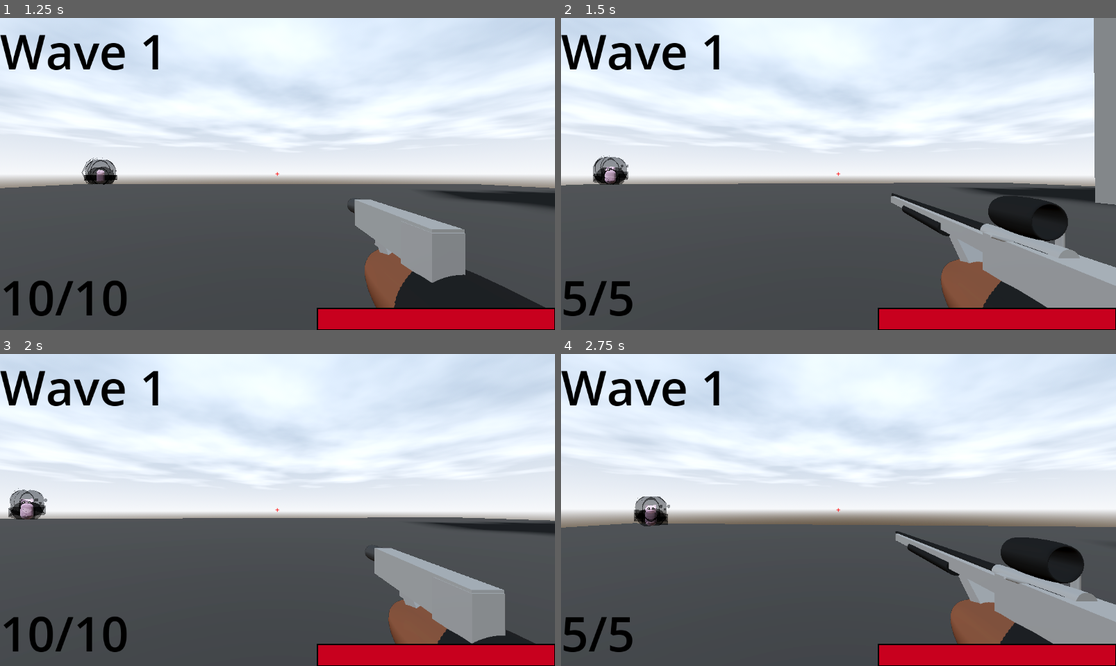
Above: before the commit, frames 1-4 (two rows, left to right).
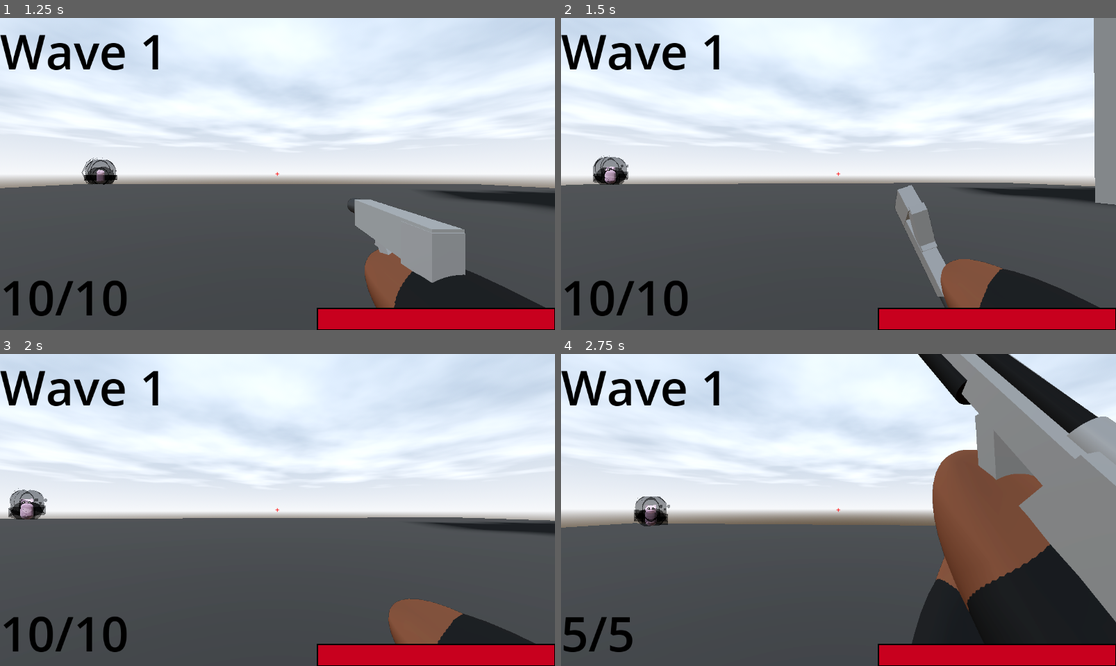
Above: after the commit, the same moments.

Repository: DylanFrenzy/The-Trials-and-Tribulations-of-Tim-Cheese
Game: Godot game, scene res://scenes/hud/start_screen.tscn
The game is run twice, just before and just after one commit, with the same random seed, the same clock (stepped at 60 frames per second) and the same inputs.
Inputs (mouse positions are in pixels of both pictures, inside the frame that each line leads up to):
- Up to frame 1 (1.25 s): click "Start" at 0.5 s
- Up to frame 2 (1.5 s): move the mouse to (866, 174) at 1.27 s; hold W (move_forward) from 1.28 s (still down); hold Mouse wheel up (change_weapon_scroll) from 1.28 s (still down)
- Up to frame 3 (2 s): keep holding W (move_forward); keep holding Mouse wheel up (change_weapon_scroll); tap Space (jump) at 1.52 s; tap 1 (pistol_switch) at 1.55 s
- Up to frame 4 (2.75 s): keep holding W (move_forward); move the mouse to (810, 510) at 2.02 s; release Mouse wheel up (change_weapon_scroll) at 2.03 s; tap 1 (pistol_switch) at 2.1 s; tap Space (jump) at 2.27 s; tap 2 (sniper_switch) at 2.3 s

Frame 1 is identical in both runs. In frame 2, 9.4% of the frame differs, in the area x 0-100%, y 53-96%; in frame 3, 3.9%; in frame 4, 26%, in the area x 60-100%, y 0-93%.

Commit message:
sniper funkiness when swapping, otherwise swap animations working well

Diff:
--- a/3d-project/scripts/arms.gd
+++ b/3d-project/scripts/arms.gd
@@ -24,11 +24,17 @@
 		pass
 
 func swap_to_pistol():
+	sniper_ani.play("Put_Away")
+	await sniper_ani.animation_finished
 	remove_child(sniper)
 	add_child(pistol)
+	pistol_ani.play("pull_up")
 	pistol.update_ammo_display(pistol.current_ammo)
 
 func swap_to_sniper():
+	pistol_ani.play("put_away")
+	await pistol_ani.animation_finished
 	remove_child(pistol)
 	add_child(sniper)
+	sniper_ani.play("Pull_Up")
 	sniper.update_ammo_display(sniper.current_ammo)
--- a/3d-project/scripts/sniper_rifle.gd
+++ b/3d-project/scripts/sniper_rifle.gd
@@ -68,6 +68,7 @@
 		update_ammo_display(max_ammo)
 		is_reloading = false
 
+
 func Zoom():
 	if !zoomed:
 		ani_player.play("Zoom")
